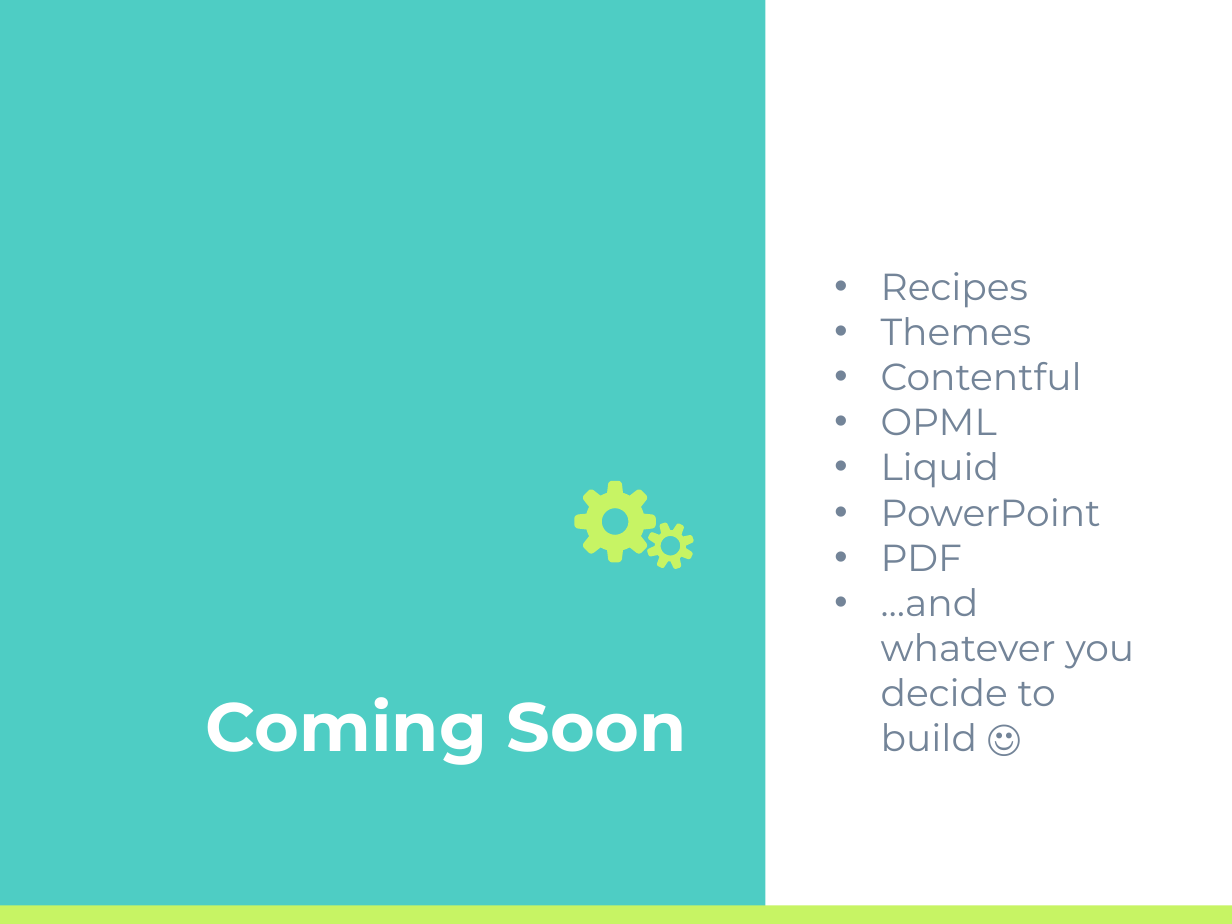
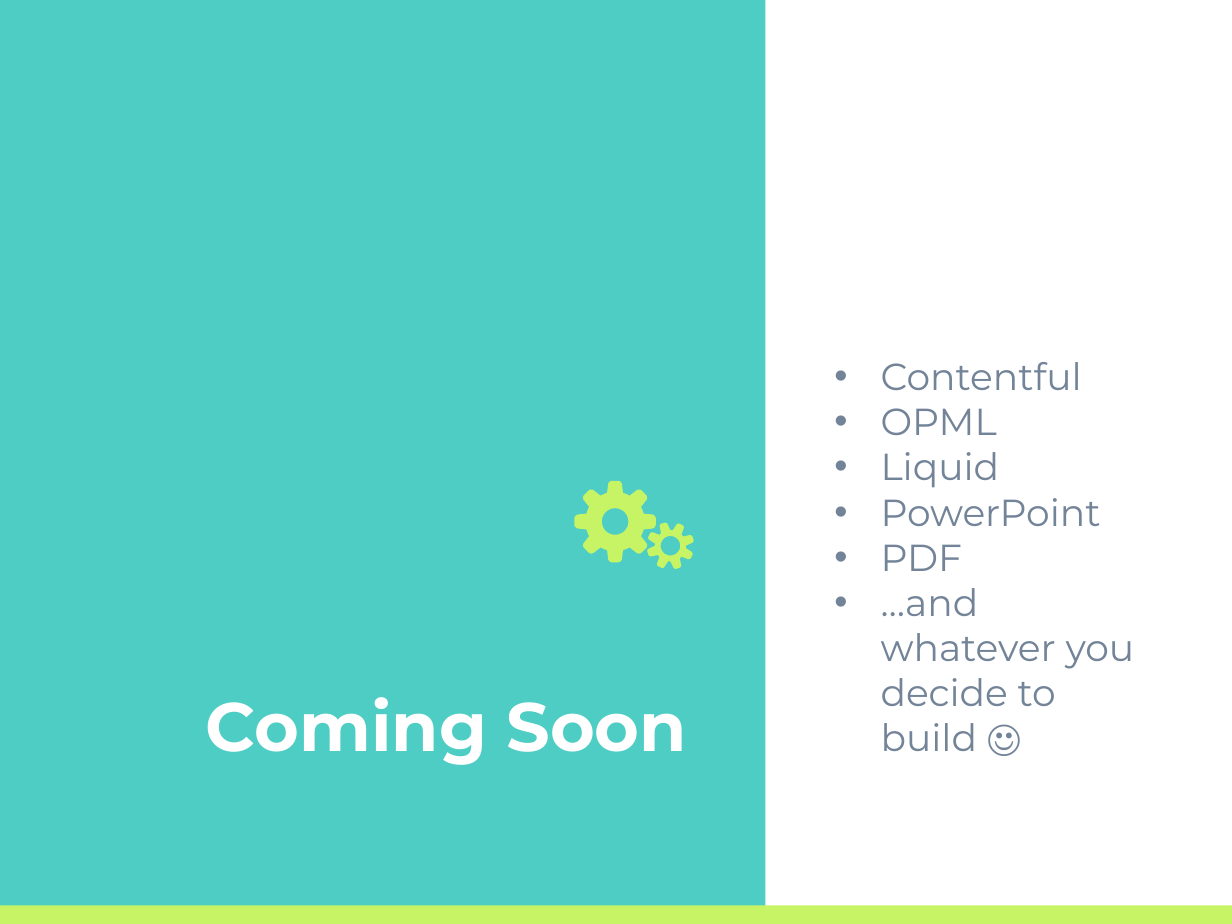
Before and after one commit to daveaglick/Presentations, a slide deck: slide 31 of CuttingThroughTheStatic/CuttingThroughTheStatic.pptx. Drawn at 1232x924 pixels with LibreOffice and Linux fonts; fonts in the diff are those of the drawing. Boxes give left, top, right and bottom in pixels: in the first picture for what was removed or moved away, otherwise in the second. Text is boxed around its words. In the diff, an @@ line names an element or a change of style, - is before the commit and + after.

```diff
--- a/CuttingThroughTheStatic/CuttingThroughTheStatic.pptx
+++ b/CuttingThroughTheStatic/CuttingThroughTheStatic.pptx
@@ subtitle at <box>881,272,1032,345</box>: paragraphs removed @@
-• Recipes
-• Themes
```
Also in this commit, not shown: 2 other slides changed, 53 other files.
